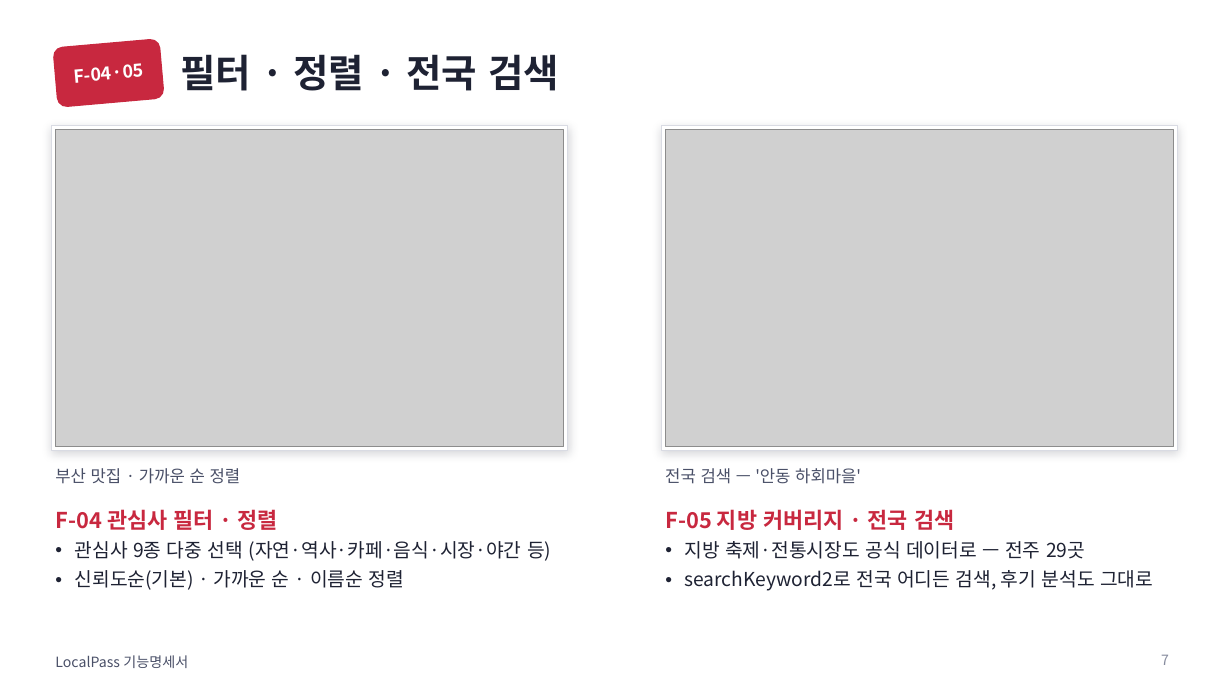
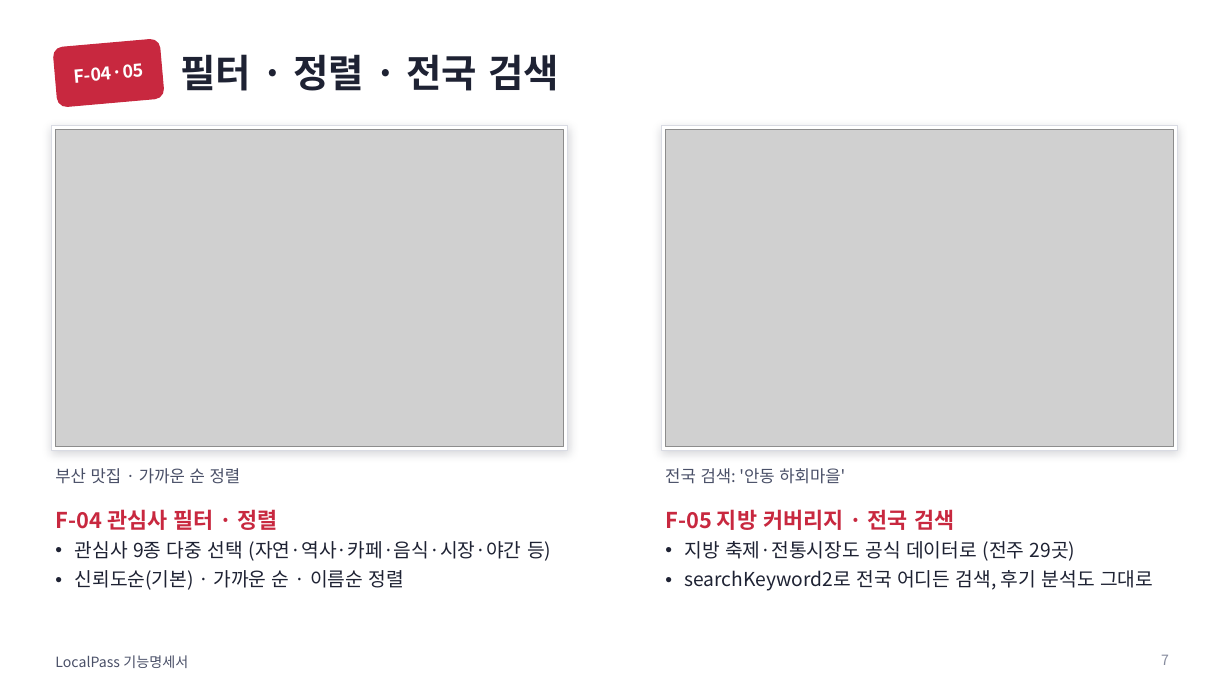
Before and after one commit to 55wind/localpass, a slide deck: slide 7 of docs/LocalPass_기능명세서.pptx. Drawn at 1232x693 pixels with LibreOffice and Linux fonts; fonts in the diff are those of the drawing; grey boxes stand for pictures. Boxes give left, top, right and bottom in pixels: in the first picture for what was removed or moved away, otherwise in the second. Text is boxed around its words. In the diff, an @@ line names an element or a change of style, - is before the commit and + after.

```diff
--- a/docs/LocalPass_기능명세서.pptx
+++ b/docs/LocalPass_기능명세서.pptx
@@ text at box(665, 468, 845, 484): text changed @@
-전국 검색 — '안동 하회마을'
+전국 검색: '안동 하회마을'
@@ text at box(685, 541, 1076, 561): text changed @@
-• 지방 축제·전통시장도 공식 데이터로 — 전주 29곳
+• 지방 축제·전통시장도 공식 데이터로 (전주 29곳)
```
Also in this commit, not shown: 12 other slides changed, 6 other files.
